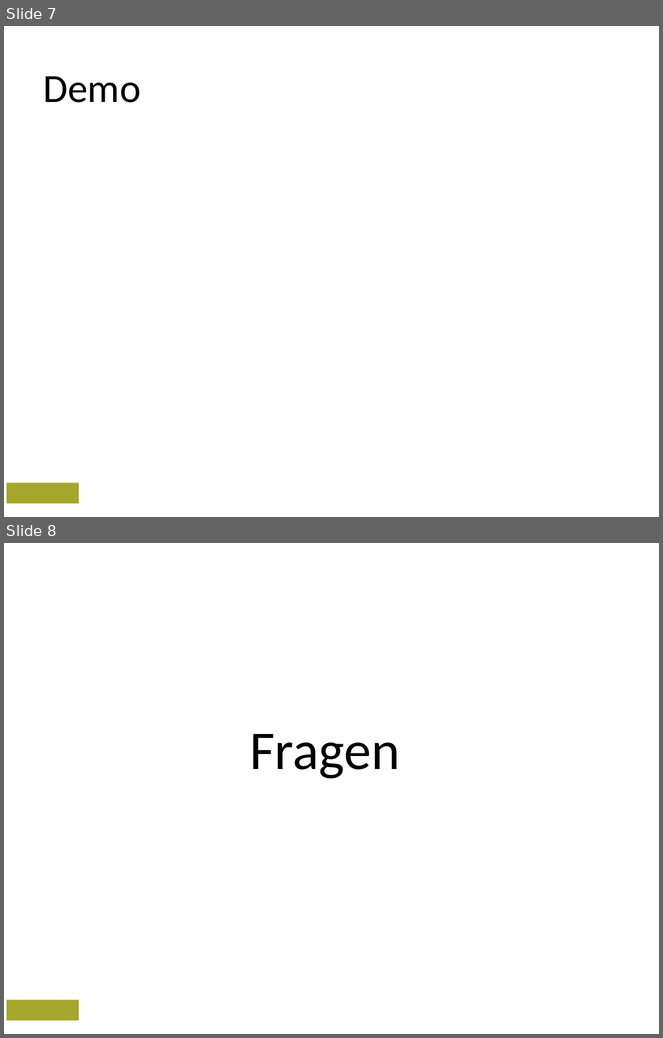
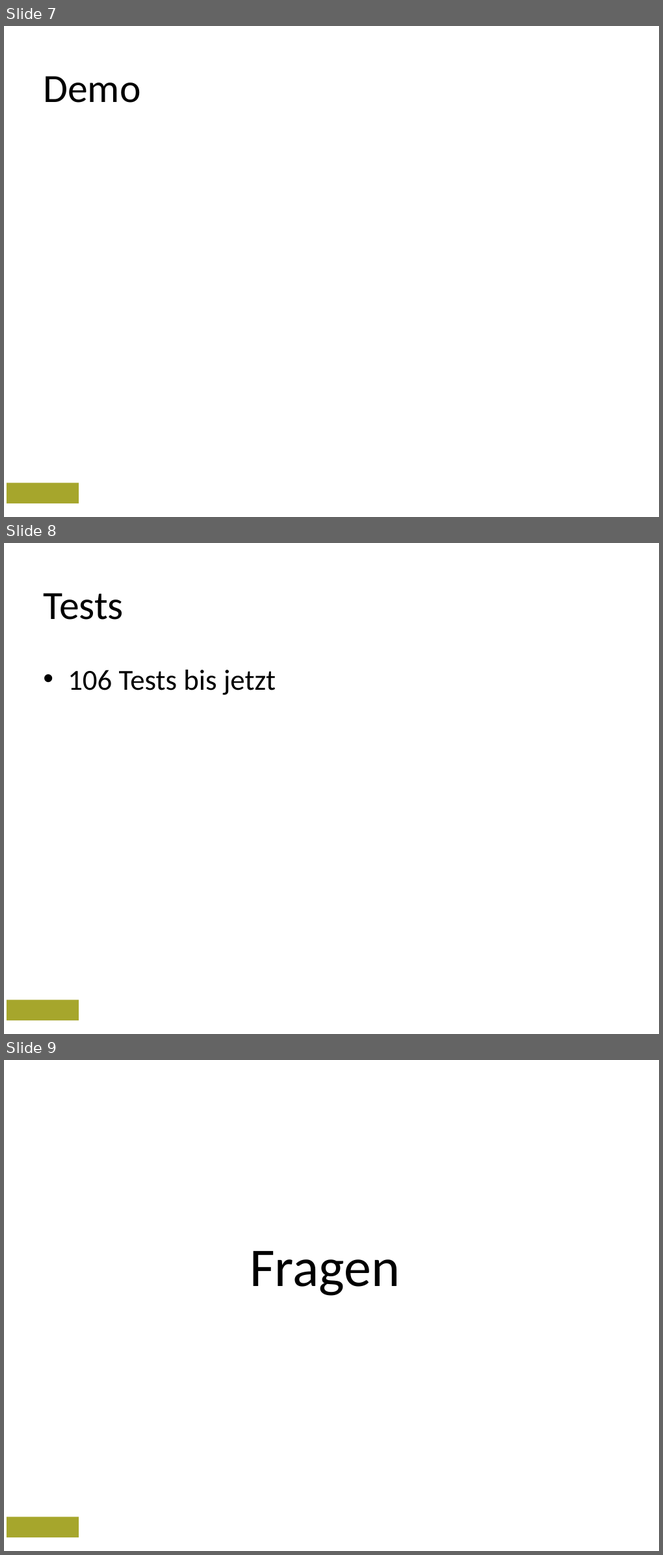
Before and after one commit to hsrdnguyen/PSIT2, a slide deck: documents/00_Sitzungen/Meilenstein_3/Meilenstein_3.pptx. Shown one above the other, each under a label of ours: slides 7 and 8 before the commit, slides 7, 8 and 9 after it. The pictures are 663x1038 and 663x1555 pixels, drawn with LibreOffice and Linux fonts; fonts in the diff are those of the drawing; background and template pictures are left out. Boxes give left, top, right and bottom in pixels: in the first picture for what was removed or moved away, otherwise in the second. Text is boxed around its words. In the diff, an @@ line names an element or a change of style, - is before the commit and + after.

```diff
--- a/documents/00_Sitzungen/Meilenstein_3/Meilenstein_3.pptx
+++ b/documents/00_Sitzungen/Meilenstein_3/Meilenstein_3.pptx
@@ slide 8 added at (4, 543, 659, 1034), background picture (left out); not listed: 1 template element that a slide beside it also shows @@
@@ title added at (43, 593, 123, 620), 44 pt, text #000000 @@
+Tests
@@ text added at (68, 670, 276, 695), 32 pt, text #000000 @@
+• 106 Tests bis jetzt
@@ what was slide 8 is now slide 9 @@
```
Also in this commit, not shown: 2 slides changed, 2 other slides added, 2 slides removed, 8 other files.
